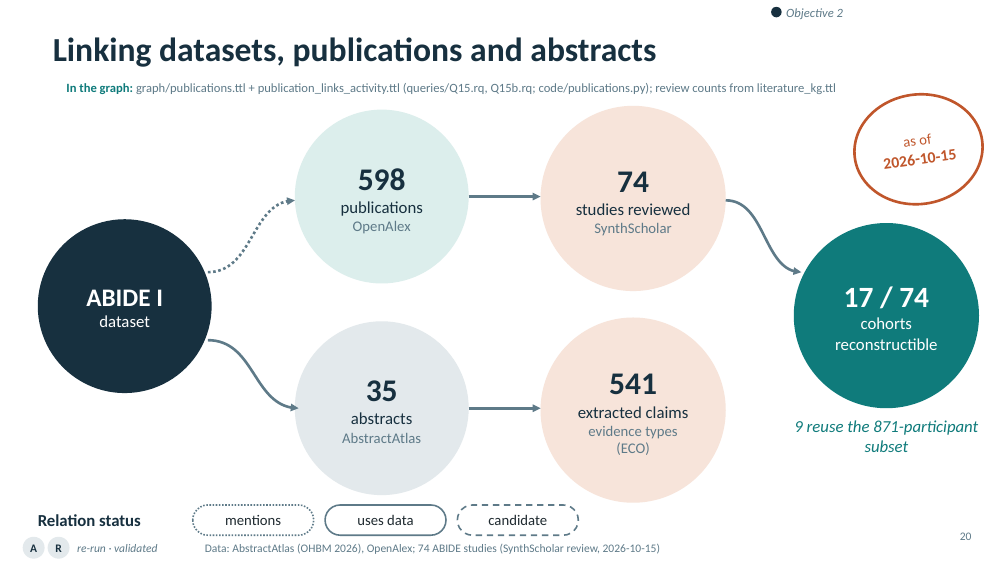
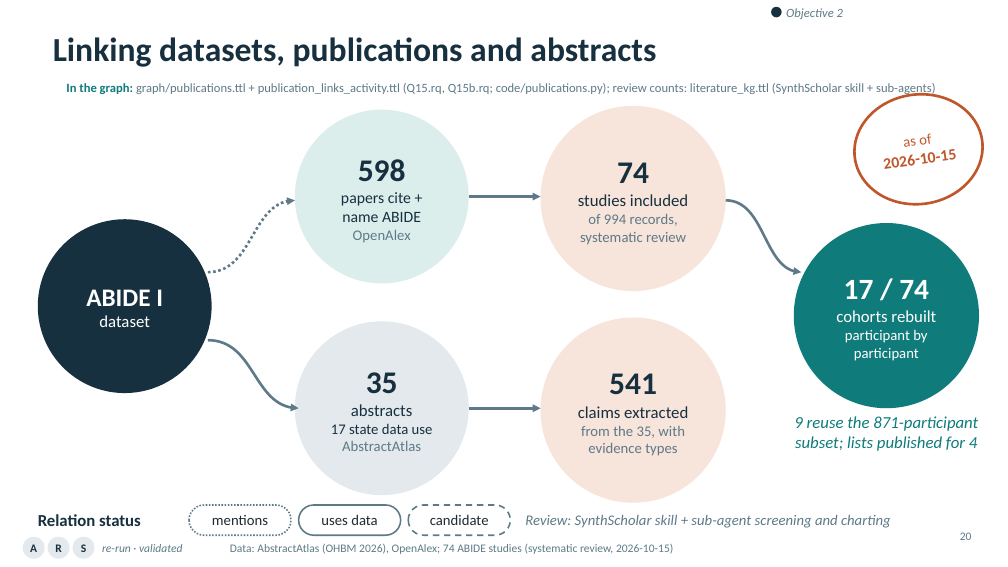
Before and after one commit to ReproNim/llm-workshop-kg, a slide deck: slide 20 of slides/Knowledge_Graphs_Skills_Neuroimaging_v4.pptx. Drawn at 1008x567 pixels with LibreOffice and Linux fonts; fonts in the diff are those of the drawing; background and template pictures are left out. Boxes give left, top, right and bottom in pixels: in the first picture for what was removed or moved away, otherwise in the second. Text is boxed around its words. In the diff, an @@ line names an element or a change of style, - is before the commit and + after.

```diff
--- a/slides/Knowledge_Graphs_Skills_Neuroimaging_v4.pptx
+++ b/slides/Knowledge_Graphs_Skills_Neuroimaging_v4.pptx
@@ text at (66, 83, 936, 96): text changed @@
-In the graph: graph/publications.ttl + publication_links_activity.ttl (queries/Q15.rq, Q15b.rq; code/publications.py); review counts from literature_kg.ttl
+In the graph: graph/publications.ttl + publication_links_activity.ttl (Q15.rq, Q15b.rq; code/publications.py); review counts: literature_kg.ttl (SynthScholar skill + sub-agents)
@@ text in ellipse at (341, 192, 421, 222): text changed; size 16 to 15 pt @@
-publications
+papers cite + name ABIDE
@@ text in ellipse at (580, 214, 686, 245): text changed; size 16 to 14 pt; text colour #17303F to #5E7A88 @@
-studies reviewed
-SynthScholar
+studies included
+of 994 records, systematic review
@@ text in ellipse at (836, 310, 936, 361): text changed; size 16 to 14 pt @@
-cohorts
-reconstructible
+cohorts rebuilt
+participant by participant
@@ text in ellipse at (578, 406, 688, 456): text changed @@
-extracted claims
-evidence types (ECO)
+claims extracted
+from the 35, with evidence types
@@ text at (794, 416, 978, 451): text changed @@
-9 reuse the 871-participant subset
+9 reuse the 871-participant subset; lists published for 4
@@ text in ellipse at (331, 424, 433, 434): paragraph added @@
+17 state data use
@@ rounded rectangle "mentions": place and size @@
-rounded rectangle "mentions" at (193, 505, 314, 535)
+rounded rectangle "mentions" at (189, 505, 291, 535)
@@ rounded rectangle "uses data": place and size @@
-rounded rectangle "uses data" at (325, 505, 446, 535)
+rounded rectangle "uses data" at (299, 505, 401, 535)
@@ rounded rectangle "candidate": place and size @@
-rounded rectangle "candidate" at (457, 505, 578, 535)
+rounded rectangle "candidate" at (408, 505, 510, 535)
@@ ellipse added at (73, 537, 95, 559), fill #E3E9EC, 11 pt, text #17303F, bold @@
+S
@@ text "re-run · validated": place and size @@
-text "re-run · validated" at (77, 544, 158, 552)
+text "re-run · validated" at (102, 544, 183, 552)
@@ text added at (525, 515, 891, 528), 14 pt, text #5E7A88, italic @@
+Review: SynthScholar skill + sub-agent screening and charting
@@ text at (230, 544, 673, 554): text changed @@
-Data: AbstractAtlas (OHBM 2026), OpenAlex; 74 ABIDE studies (SynthScholar review, 2026-10-15)
+Data: AbstractAtlas (OHBM 2026), OpenAlex; 74 ABIDE studies (systematic review, 2026-10-15)
```
Also in this commit, not shown: 25 other slides changed, 1 slide added, 2 other files.
